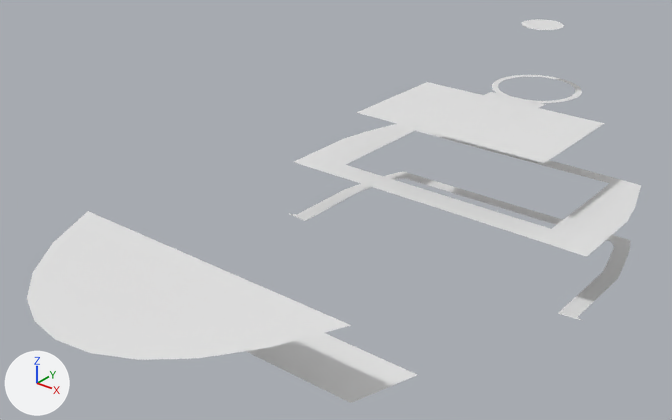
An edit to the FBX model bin/models/Sunny/PisoMadera.fbx, drawn before and after from the same camera.
One viewpoint serves both versions: a camera (50 mm lens) standing at (51.6, -67.3, 59.7) and looking at (-3.2, 1.3, 17.2). Lighting does not change. The marker at lower left points along +X, +Y and +Z.

Objects in the first picture: 'pisomadera'.
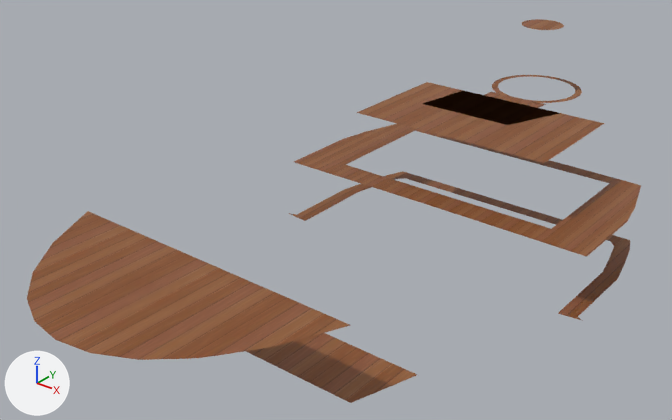
The change in detail:
Picture 'MaderaPiso2.jpg' (img_maderapiso2_jpg) is new.
Material 'PisoMadera' (mat_pisomadera) is new.
Its texture is img_maderapiso2_jpg.
me_cube_017 is used by ob_pisomadera; location (0.0, 0.0, 0.0).
Verts and faces of me_cube_017; kept vertices keep their numbers, new ones are numbered from 217.
Before the commit, vertices of me_cube_017: 60 (3.7, 31.9, 21.5) at pixel (538, 108), 72 (3.7, 32.1, 21.5) at pixel (539, 107), 73 (3.7, 33.9, 21.4) at pixel (545, 104), 102 (-4.0, 31.9, 21.5) at pixel (483, 95), 104 (-0.1, 31.9, 21.5) at pixel (510, 101).
Before the commit, vertices of me_cube_017: 117 (-4.0, 32.1, 21.5) at pixel (484, 94), 118 (-0.1, 32.1, 21.5) at pixel (511, 100), 119 (-4.0, 33.9, 21.4) at pixel (491, 91), 120 (-0.1, 33.9, 21.4) at pixel (518, 97), 168 (2.1, 33.3, 21.5) at pixel (532, 102).
Before the commit, vertices of me_cube_017: 169 (1.0, 33.0, 21.5) at pixel (523, 101), 170 (-0.1, 32.9, 21.5) at pixel (514, 99), 171 (-1.2, 33.0, 21.5) at pixel (507, 97), 172 (-2.2, 33.3, 21.5) at pixel (501, 95).
me_cube_017 had 217 vertices, 73 faces and spanned x -20.5..20.3, y -35.4..44.3, z 6.9..29.8.
me_cube_017 now has 222 vertices, 77 faces and spans x -20.5..20.3, y -35.4..44.3, z 6.9..29.8.
Part 1, on me_cube_017:
Faces deleted: (72, 73, 120, 118), (60, 72, 118, 104), (117, 118, 120, 119), (102, 104, 118, 117).
New vertex 217 is at (1.2, 32.2, 21.5), pixel (521, 103).
New vertex 218 is at (2.4, 32.6, 21.5), pixel (531, 104).
New vertex 219 is at (-1.3, 32.2, 21.5), pixel (503, 98).
New vertex 220 is at (-0.1, 32.1, 21.5), pixel (511, 101).
New vertex 221 is at (-2.5, 32.6, 21.5), pixel (496, 96).
New faces: (72, 118, 120, 73), (60, 104, 118, 72), (117, 119, 120, 118), (102, 117, 118, 104), (170, 171, 219, 220), (168, 169, 217, 218).
New faces: (169, 170, 220, 217), (171, 172, 221, 219).
me_cube_017 part 2: 73 faces spanning x -20.5..20.3, y -35.4..44.3, z 6.9..29.8 switch from mat_barandalesylaterales (white #e7e7e7) to mat_pisomadera (picture img_maderapiso2_jpg).

Location of each change, [x1, y1, x2, y2] in pixels of the pictures (672 x 420 px):
part 1 of me_cube_017, built on: [485, 92, 546, 108] in both
part 2 of me_cube_017, recoloured (white to brown): [27, 19, 641, 403] in both
